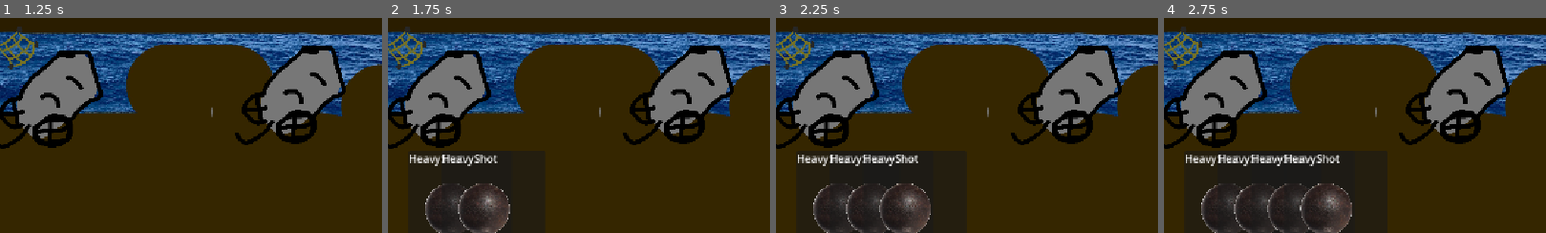
Above: before the commit, frames 1-4 (left to right).
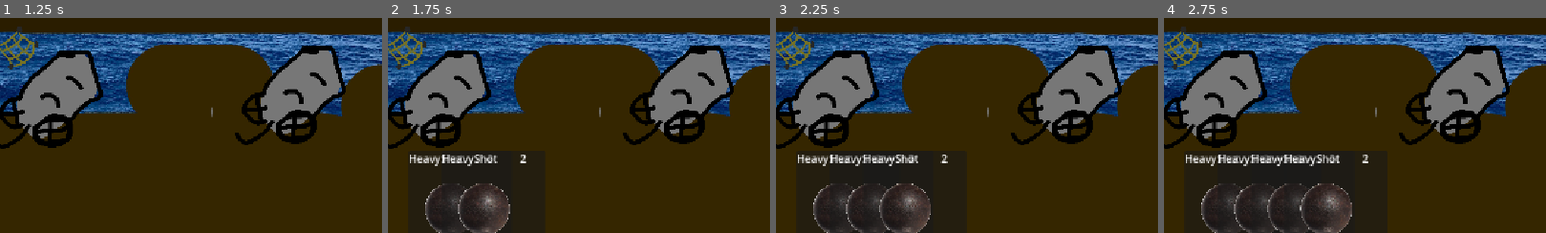
Above: after the commit, the same moments.

Repository: ataylor146/deckbuilder
Game: Godot game, scene res://Scenes/menu.tscn
Same seed, same stepped clock (60 frames per second), same inputs: the game is played once before the commit and once after it. The engine's default icon, where the game draws it, is replaced by a stand-in: a white triangle on a blue panel in a dark square.
Inputs (mouse positions are % of the whole screen's width and height, from its top left):
- Up to frame 1 (1.25 s): click "START" at 0.5 s
- Up to frame 2 (1.75 s): tap Enter (ui_accept) at 1.25, 1.52 s; move the mouse to (72, 45) at 1.27 s
- Up to frame 3 (2.25 s): tap Enter (ui_accept) at 2 s; move the mouse to (30, 55) at 2.02 s
- Up to frame 4 (2.75 s): tap Enter (ui_accept) at 2.27 s
The pictures show only the part of the screen within x 46-96%, y 50-100%; the shares and areas given below are measured in that part.

Frame 1 is identical in both runs. In frame 2, less than 0.1% of the frame differs, in the area x 25-37%, y 63-68%; in frame 3, less than 0.1%, in the area x 26-45%, y 63-68%; in frame 4, less than 0.1%.

Commit message:
Made cards cost manpower

Diff:
--- a/Scenes/card.tscn
+++ b/Scenes/card.tscn
@@ -20,7 +20,14 @@
 
 [node name="Title" type="Label" parent="VBoxContainer/HBoxContainer" unique_id=1215540588]
 layout_mode = 2
+size_flags_horizontal = 2
 text = "Card Title"
+
+[node name="Cost" type="Label" parent="VBoxContainer/HBoxContainer" unique_id=548457199]
+layout_mode = 2
+size_flags_horizontal = 8
+text = "0"
+horizontal_alignment = 2
 
 [node name="Art" type="TextureRect" parent="VBoxContainer" unique_id=73882550]
 layout_mode = 2
--- a/Scripts/board.gd
+++ b/Scripts/board.gd
@@ -8,7 +8,13 @@
 
 var cardsInHand: Array[Card]
 
-var step = true
+enum States{
+	PLAYER_TURN,
+	OPPONENT_TURN,
+	EXECUTION_STEP
+}
+
+var state := States.PLAYER_TURN
 
 # Called when the node enters the scene tree for the first time.
 func _ready() -> void:
@@ -31,6 +37,7 @@
 	var positions = handPositions(cardsInHand.size())
 	for i in range(cardsInHand.size()):
 		cardsInHand[i].homePosition = positions[i]
+		cardsInHand[i].disabled = cardsInHand[i].cost > $Player.manpower
 
 func drawCard(data:CardData):
 	var newCard:Card = n_card.instantiate()
@@ -57,6 +64,7 @@
 		if closestCannon != null and closestCannon.loadedMunition == Cannon.Munition.NONE:
 			closestCannon.loadedMunition = card.munition
 			closestCannon.updateMunition()
+			$Player.setManpower($Player.manpower - card.cost)
 			card.queue_free()
 			cardsInHand.erase(card)
 			arrangeHand()
--- a/Scripts/card.gd
+++ b/Scripts/card.gd
@@ -9,6 +9,7 @@
 var data : CardData
 var munition: Cannon.Munition
 var cardType: CardData.CardType
+var cost: int
 
 @export var homePosition : Vector2
 
@@ -49,6 +50,8 @@
 		$VBoxContainer/Description.text = data.getDefaultDescription()
 	cardType = data.cardType
 	munition = data.munition
+	cost = data.manaCost
+	$VBoxContainer/HBoxContainer/Cost.text = str(cost)
 
 func play():
 	print("unimplemented effect")
--- a/Scripts/player.gd
+++ b/Scripts/player.gd
@@ -15,7 +15,7 @@
 
 func _ready() -> void:
 	cannons.append_array([$Cannon, $Cannon2, $Cannon3])
-
+	setManpower(manpowerPerRound)
 
 func take_damage(dmg: int) -> void:
 	var absorbed = min(block, dmg)
